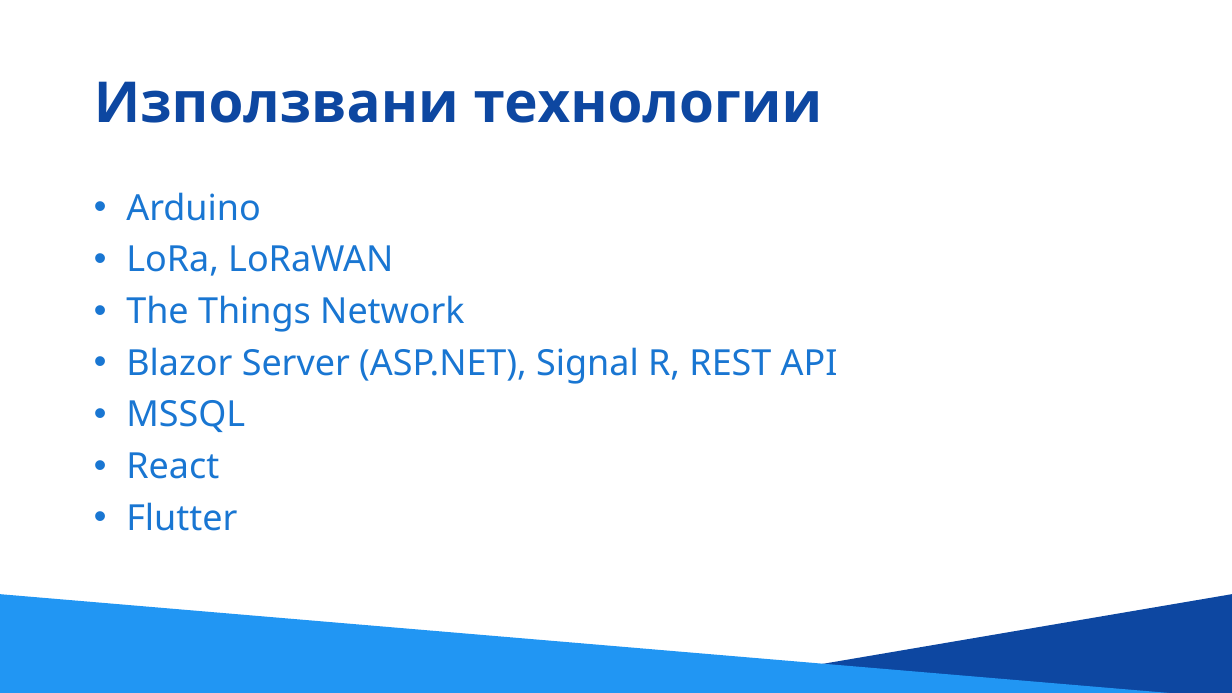
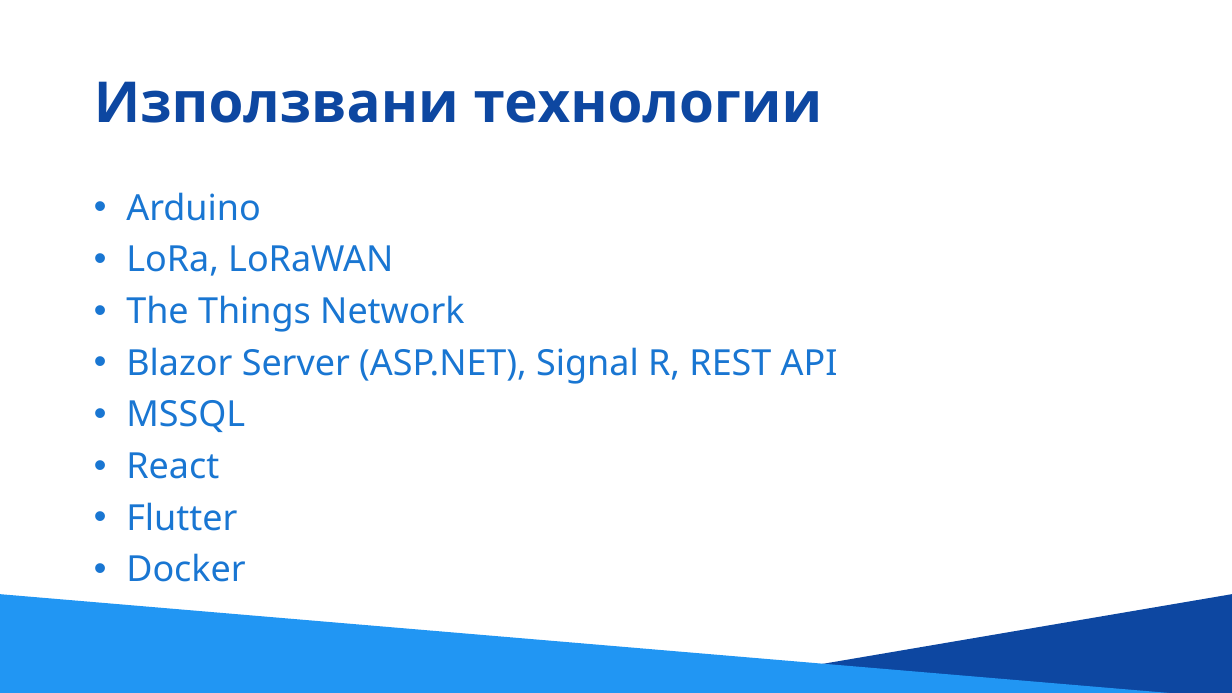
Before and after one commit to NikolaTotev/LoRa_Sensor_Network, a slide deck: slide 4 of Documentation/LoRa_Sensor_Network_Presentation.pptx. Drawn at 1232x693 pixels with LibreOffice and Linux fonts; fonts in the diff are those of the drawing. Boxes give left, top, right and bottom in pixels: in the first picture for what was removed or moved away, otherwise in the second. Text is boxed around its words. In the diff, an @@ line names an element or a change of style, - is before the commit and + after.

```diff
--- a/Documentation/LoRa_Sensor_Network_Presentation.pptx
+++ b/Documentation/LoRa_Sensor_Network_Presentation.pptx
@@ text at [126, 553, 245, 582]: paragraph added @@
+• Docker
```
Also in this commit, not shown: 4 other slides changed.
